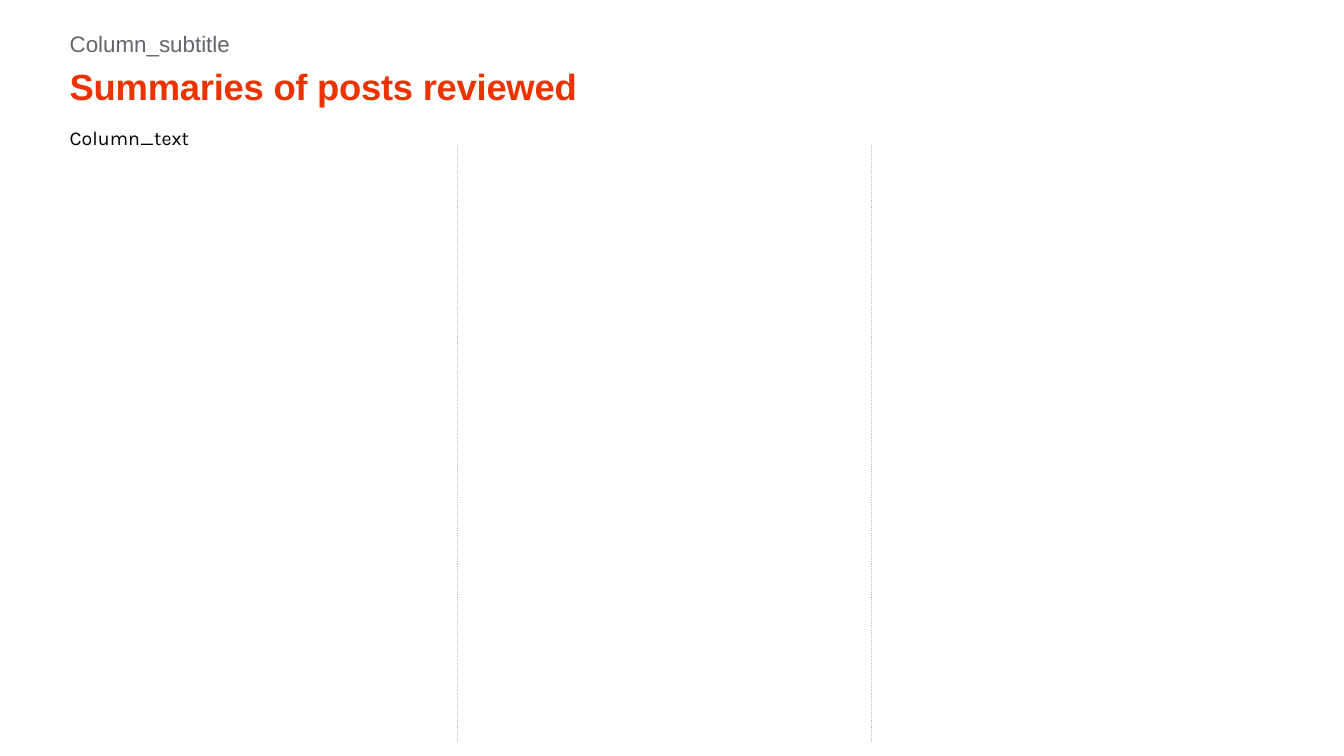
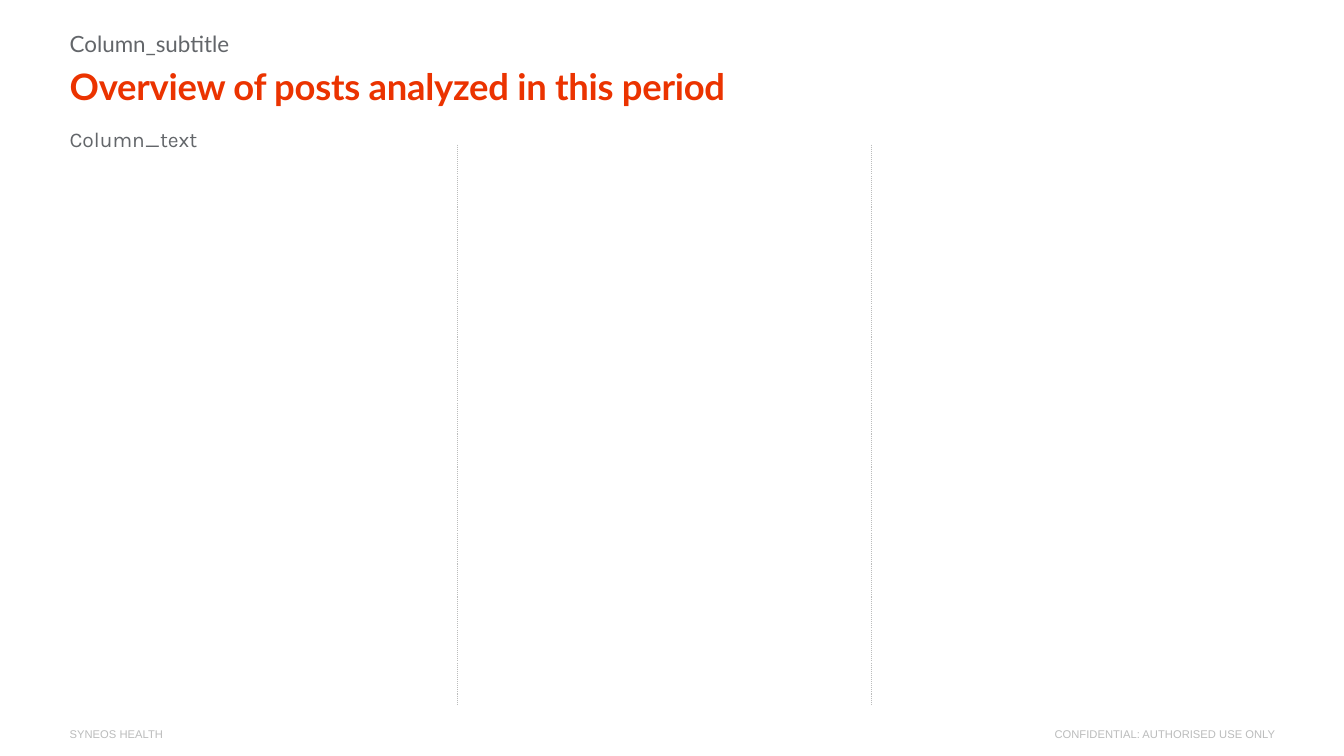
Before and after one commit to xpistos90210/templates, a slide deck: slide 2 of Linkedin_Master_Template.pptx (slide 5 before the commit). Drawn at 1344x756 pixels with LibreOffice and Linux fonts; fonts in the diff are those of the drawing; background and template pictures are left out. Boxes give left, top, right and bottom in pixels: in the first picture for what was removed or moved away, otherwise in the second. Text is boxed around its words. In the diff, an @@ line names an element or a change of style, - is before the commit and + after.

```diff
--- a/Linkedin_Master_Template.pptx
+++ b/Linkedin_Master_Template.pptx
@@ text "Column_subtitle" at (70,35,229,55): font Arial to Lato @@
@@ title at (70,73,725,106): text changed; font Arial to Lato @@
-Summaries of posts reviewed
+Overview of posts analyzed in this period
@@ text "Column_text" at (70,132,198,147): size 14 to 15 pt, text colour #000000 to #63666A @@
@@ line moved from (458, 144) - (458, 742) to (458, 144) - (458, 706) @@
@@ line moved from (871, 144) - (871, 742) to (871, 144) - (871, 706) @@
@@ text added at (70,730,163,738), 8 pt, text #BBBCBC @@
+SYNEOS HEALTH
@@ text added at (1055,730,1275,738), 8 pt, text #BBBCBC @@
+CONFIDENTIAL: AUTHORISED USE ONLY
```
Also in this commit, not shown: 4 other slides changed.
